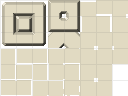
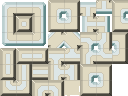
Two versions of the same layered image (128 × 96). Layer-by-layer changes:
"Pasted Layer #1": opacity 15% → 20%, painted on it over [0,0,128,96]
painted on "Layer #2" over [0,0,128,96]
